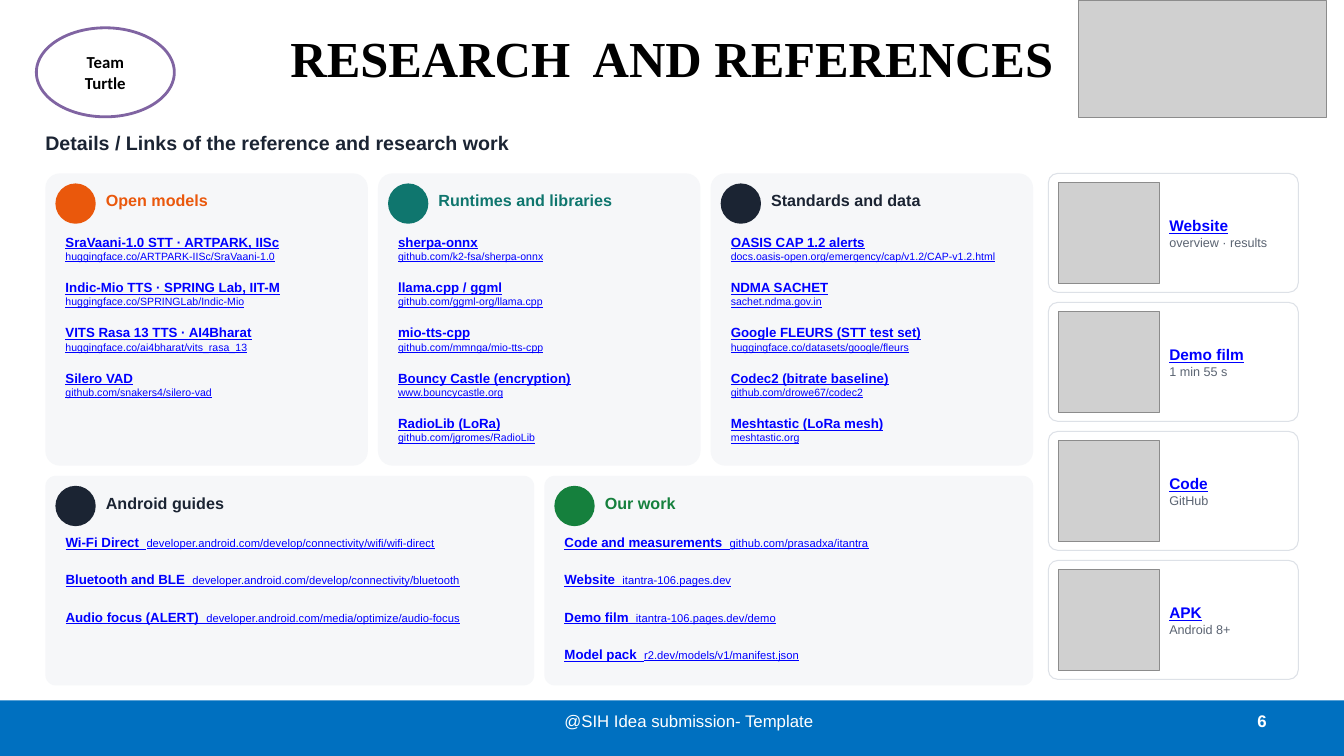
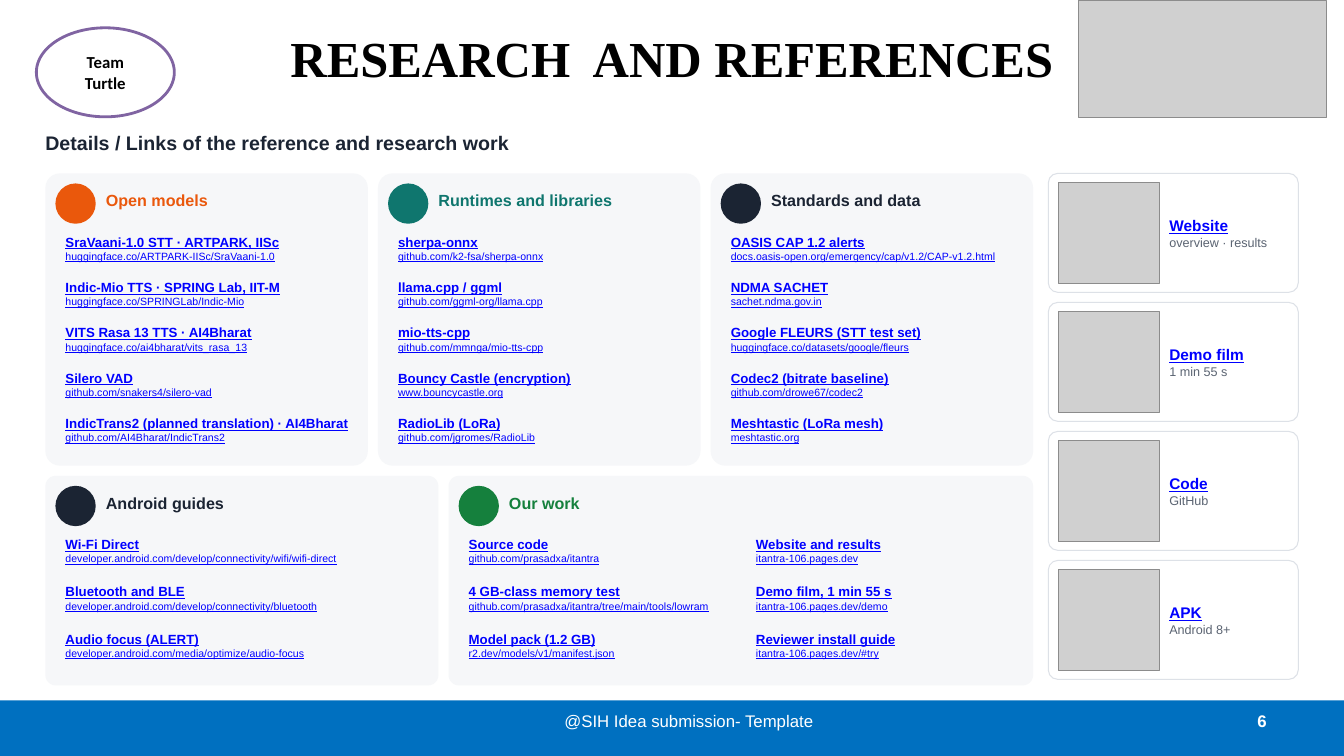
Before and after one commit to prasadxa/itantra, a slide deck: slide 6 of docs/presentation/iTantra_SIH2026_v5.pptx. Drawn at 1344x756 pixels with LibreOffice and Linux fonts; fonts in the diff are those of the drawing; grey boxes stand for pictures; background and template pictures are left out. Boxes give left, top, right and bottom in pixels: in the first picture for what was removed or moved away, otherwise in the second. Text is boxed around its words. In the diff, an @@ line names an element or a change of style, - is before the commit and + after.

```diff
--- a/docs/presentation/iTantra_SIH2026_v5.pptx
+++ b/docs/presentation/iTantra_SIH2026_v5.pptx
@@ text added at box(65, 418, 348, 444), 9.5 pt, text #0000FF, bold, underline @@
+IndicTrans2 (planned translation) · AI4Bharat
+github.com/AI4Bharat/IndicTrans2
@@ rounded rectangle: place and size @@
-rounded rectangle at box(45, 476, 534, 686)
+rounded rectangle at box(45, 476, 439, 686)
@@ rounded rectangle: place and size @@
-rounded rectangle at box(544, 476, 1033, 686)
+rounded rectangle at box(449, 476, 1033, 686)
@@ ellipse: place and size @@
-ellipse at box(555, 486, 595, 526)
+ellipse at box(459, 486, 499, 526)
@@ text "Our work": place and size @@
-text "Our work" at box(605, 497, 676, 509)
+text "Our work" at box(509, 497, 580, 509)
@@ text at box(65, 539, 336, 565): text changed; size 8 to 7.5 pt @@
-Wi-Fi Direct developer.android.com/develop/connectivity/wifi/wifi-direct
+Wi-Fi Direct
+developer.android.com/develop/connectivity/wifi/wifi-direct
@@ text at box(469, 539, 599, 565): text changed; size 8 to 7.5 pt @@
-Code and measurements github.com/prasadxa/itantra
+Source code
+github.com/prasadxa/itantra
@@ text at box(756, 539, 882, 565): text changed; size 8 to 7.5 pt @@
-Website itantra-106.pages.dev
+Website and results
+itantra-106.pages.dev
@@ text at box(65, 586, 317, 612): text changed; size 8 to 7.5 pt @@
-Bluetooth and BLE developer.android.com/develop/connectivity/bluetooth
+Bluetooth and BLE
+developer.android.com/develop/connectivity/bluetooth
@@ text added at box(469, 586, 709, 612), 7.5 pt, text #0000FF, underline @@
+4 GB-class memory test
+github.com/prasadxa/itantra/tree/main/tools/lowram
@@ text at box(756, 586, 891, 612): text changed; size 8 to 7.5 pt @@
-Demo film itantra-106.pages.dev/demo
+Demo film, 1 min 55 s
+itantra-106.pages.dev/demo
@@ text at box(65, 634, 304, 659): text changed; size 8 to 7.5 pt @@
-Audio focus (ALERT) developer.android.com/media/optimize/audio-focus
+Audio focus (ALERT)
+developer.android.com/media/optimize/audio-focus
@@ text at box(469, 633, 615, 659): text changed; size 8 to 7.5 pt @@
-Model pack r2.dev/models/v1/manifest.json
+Model pack (1.2 GB)
+r2.dev/models/v1/manifest.json
@@ text added at box(756, 634, 895, 659), 7.5 pt, text #0000FF, underline @@
+Reviewer install guide
+itantra-106.pages.dev/#try
```
Also in this commit, not shown: 4 other slides changed, 2 other files.
